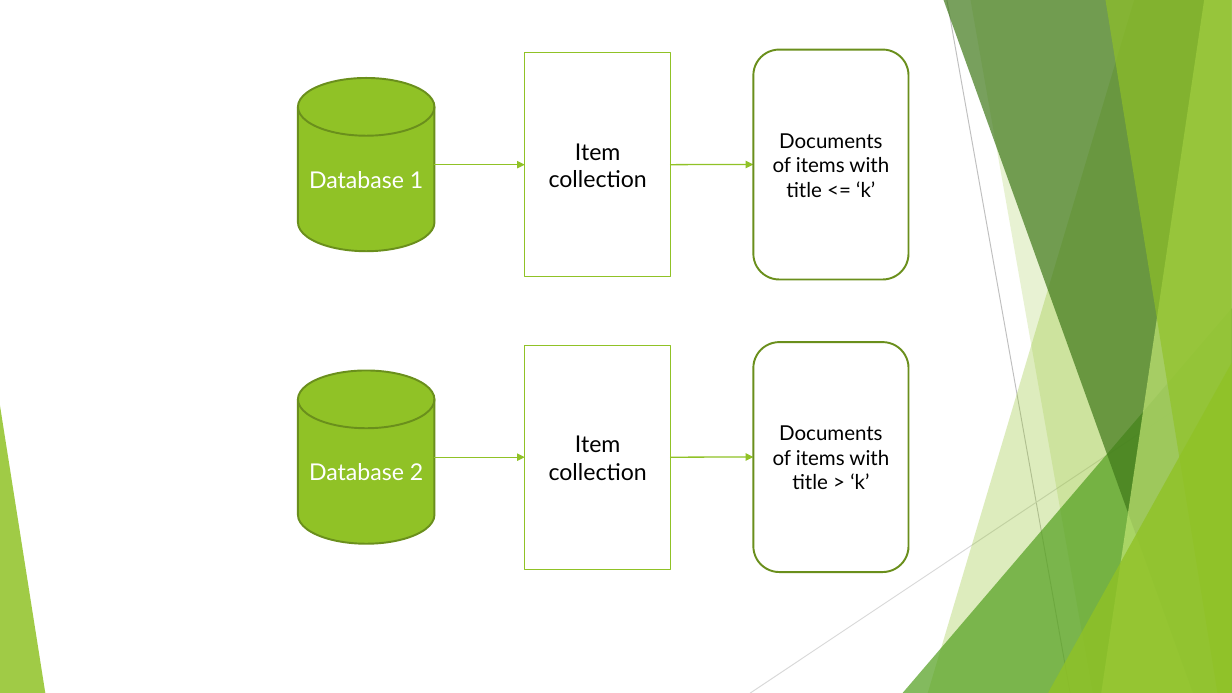
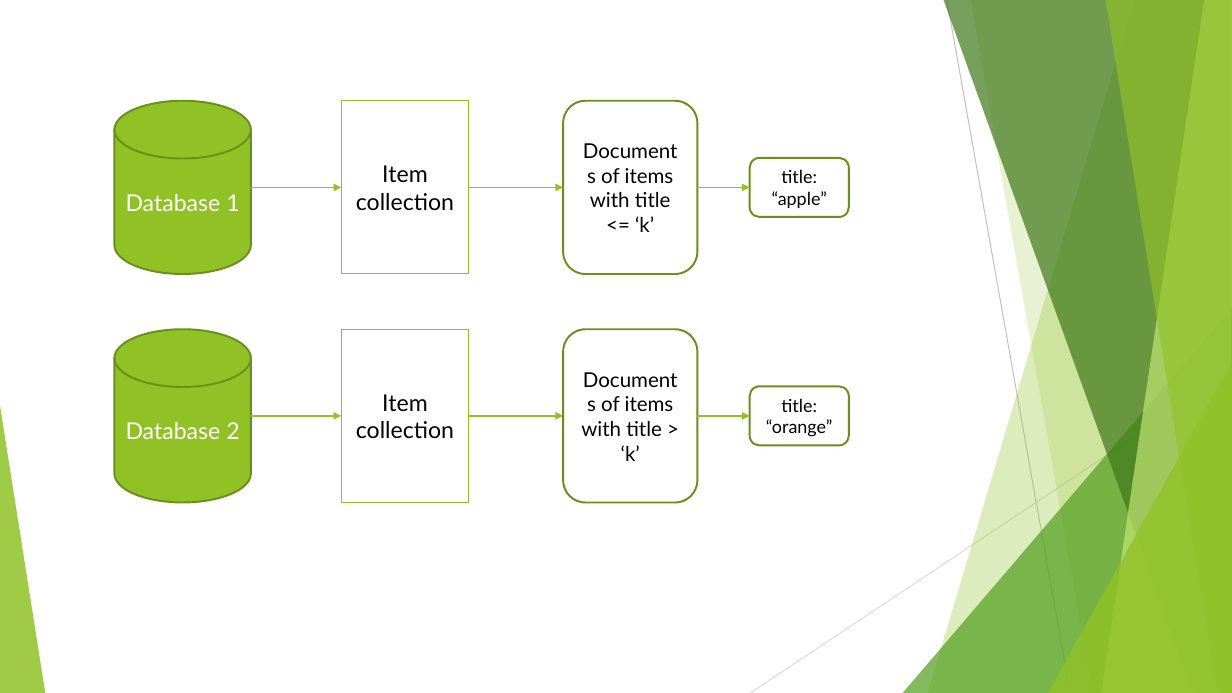
Before and after one commit to se-edu/learningresources, a slide deck: slide 3 of contents/data/nosql/diagrams.pptx. Drawn at 1232x693 pixels with LibreOffice and Linux fonts; fonts in the diff are those of the drawing. Boxes give left, top, right and bottom in pixels: in the first picture for what was removed or moved away, otherwise in the second. Text is boxed around its words. In the diff, an @@ line names an element or a change of style, - is before the commit and + after.

```diff
--- a/contents/data/nosql/diagrams.pptx
+++ b/contents/data/nosql/diagrams.pptx
@@ cylinder "Database 1": place and size @@
-cylinder "Database 1" at [298, 78, 434, 250]
+cylinder "Database 1" at [115, 101, 251, 274]
@@ rectangle "Item": place and size @@
-rectangle "Item" at [525, 53, 671, 277]
+rectangle "Item" at [341, 101, 469, 274]
@@ rounded rectangle "Documents of items with title ...": place and size @@
-rounded rectangle "Documents of items with title ..." at [753, 50, 909, 280]
+rounded rectangle "Documents of items with title ..." at [563, 101, 697, 274]
@@ rounded rectangle added at [750, 158, 848, 217], fill #FFFFFF, outline #6B901C 1.5 pt, 14 pt, text #000000 @@
+title: “apple”
@@ arrow moved from (434, 165) - (525, 165) to (251, 188) - (341, 188) @@
@@ arrow moved from (671, 165) - (753, 165) to (469, 188) - (563, 188) @@
@@ arrow added from (698, 188) to (750, 188), #90C226 1 pt @@
@@ cylinder "Database 2": place and size @@
-cylinder "Database 2" at [298, 371, 434, 543]
+cylinder "Database 2" at [115, 329, 251, 502]
@@ rectangle "Item": place and size @@
-rectangle "Item" at [525, 345, 671, 569]
+rectangle "Item" at [341, 329, 469, 502]
@@ rounded rectangle "Documents of items with title ...": place and size @@
-rounded rectangle "Documents of items with title ..." at [753, 342, 909, 572]
+rounded rectangle "Documents of items with title ..." at [563, 329, 697, 502]
@@ rounded rectangle added at [750, 386, 848, 445], fill #FFFFFF, outline #6B901C 1.5 pt, 14 pt, text #000000 @@
+title: “orange”
@@ arrow moved from (434, 457) - (525, 457) to (251, 416) - (341, 416) @@
@@ arrow moved from (671, 457) - (753, 457) to (469, 416) - (563, 416) @@
@@ arrow added from (698, 416) to (750, 416), #90C226 1 pt @@
```
Also in this commit, not shown: 2 other files.
